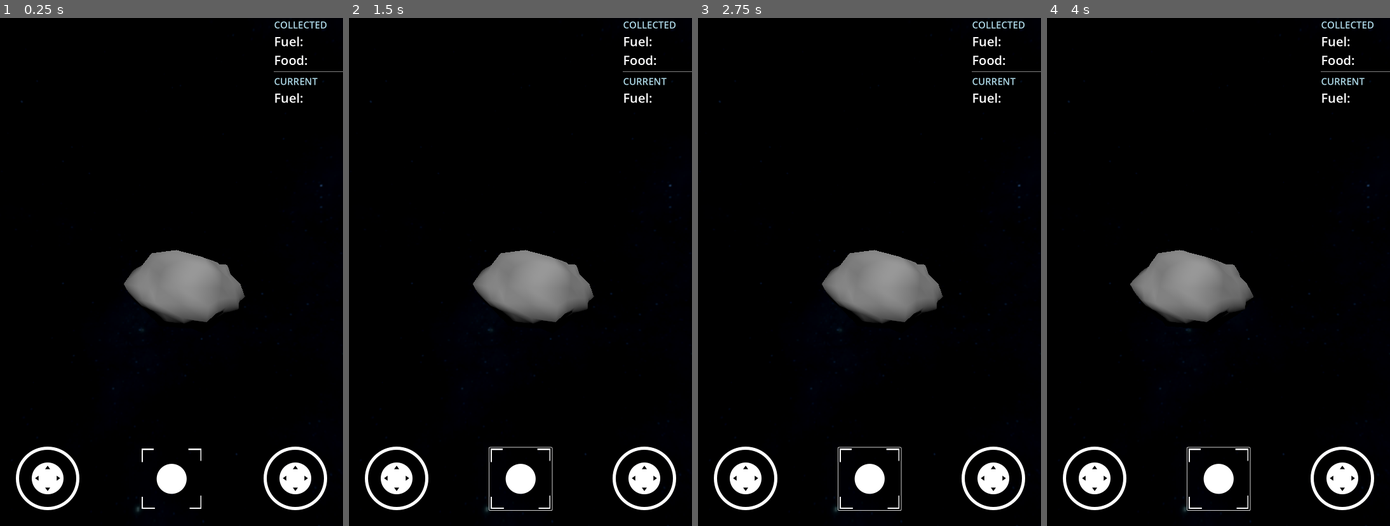
Above: before the commit, frames 1-4 (left to right).
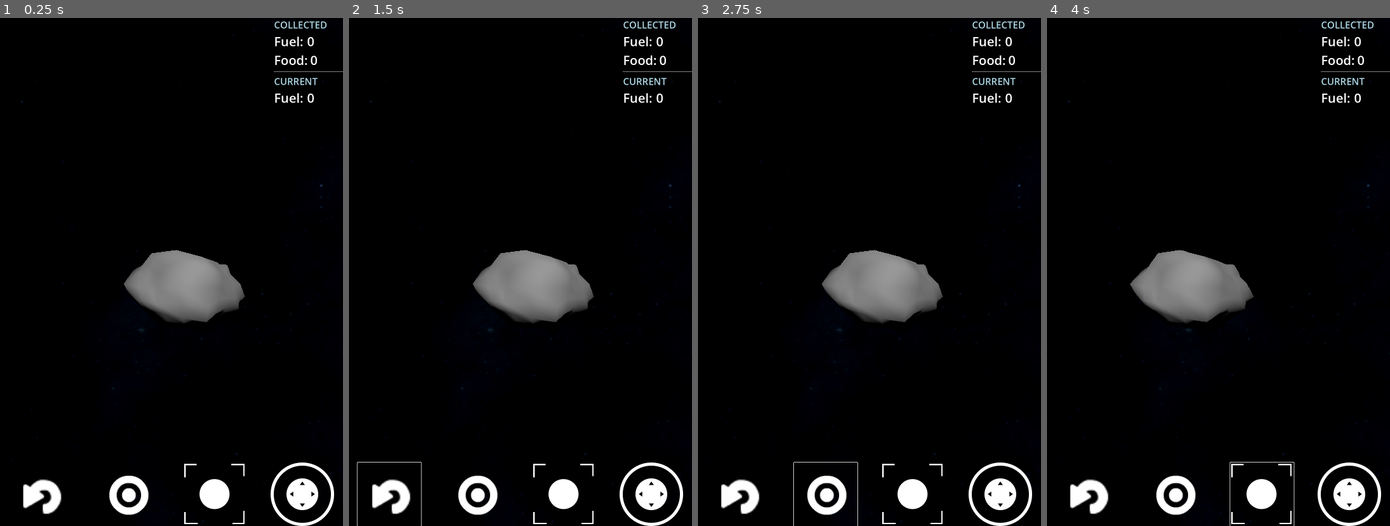
Above: after the commit, the same moments.

Repository: francosorbello/the-deep-end
Game: Godot game, scene res://main.tscn
The game is run twice, just before and just after one commit, with the same random seed, the same clock (stepped at 60 frames per second) and the same inputs.
Inputs (mouse positions are in pixels of both pictures, inside the frame that each line leads up to; where the layout moved, square brackets give the same spot in the first picture):
- Up to frame 1 (0.25 s): no input
- Up to frame 2 (1.5 s): click (565, 495) [520, 480] at 0.5 s; click (390, 495) at 1.27 s
- Up to frame 3 (2.75 s): click (824, 495) at 2.02 s
- Up to frame 4 (4 s): tap Enter at 2.75 s; move the mouse to (1293, 246) at 2.77 s; hold Right (ui_right) 2.78-3.5 s; hold Space (stop) 2.78-3.5 s; click (1293, 246) at 2.92 s; drag from (1149, 297) to (1201, 373) at 3.52 s

The runs differ from the first frame. In frame 1, 3.8% of the frame differs, in the area x 4-98%, y 3-100%; in frame 2, 4.0%, in the area x 2-98%, y 3-100%; in frame 3, 4.0%; in frame 4, 4.0%.

Commit message:
added button to reset camera view

Diff:
--- a/player/rigid_player.gd
+++ b/player/rigid_player.gd
@@ -5,13 +5,11 @@
 @export var game_ui : GameUI
 @export var current_expedition : Expedition
 
-var rotate_joystick : VirtualJoystick
 
 var current_interactable
 
 func _ready() -> void:
     $PlayerCamera.in_use = true
-    rotate_joystick = game_ui.get_rotate_joystick()
 
 func _process(_delta: float) -> void:
     move_vector = Input.get_vector("ui_left", "ui_right", "ui_up", "ui_down")
@@ -27,8 +25,9 @@
             current_interactable.interact(self)
             current_interactable = null
 
-    if rotate_joystick and rotate_joystick.is_pressed:
-        $PlayerCamera.rotate_y(-Vector2.RIGHT.dot(rotate_joystick.output) * _delta)
+    if Input.is_action_just_released("reset"):
+        $PlayerCamera.reset()
+        $PlayerCamera.stabilize()
 
 
 func _on_interact_area_area_entered(area:Area3D) -> void:
--- a/project.godot
+++ b/project.godot
@@ -41,6 +41,11 @@
 "events": [Object(InputEventKey,"resource_local_to_scene":false,"resource_name":"","device":-1,"window_id":0,"alt_press …(192 unchanged characters)…
 ]
 }
+reset={
+"deadzone": 0.5,
+"events": [Object(InputEventKey,"resource_local_to_scene":false,"resource_name":"","device":-1,"window_id":0,"alt_pressed":false,"shift_pressed":false,"ctrl_pressed":false,"meta_pressed":false,"pressed":false,"keycode":0,"physical_keycode":82,"key_label":0,"unicode":114,"location":0,"echo":false,"script":null)
+]
+}
 
 [input_devices]
 
--- a/ui/action_button/action_button.gd
+++ b/ui/action_button/action_button.gd
@@ -6,6 +6,17 @@
 }
 
 @export var action : String
+@export var action_type : ActionButtonType = ActionButtonType.TAP
+
 
 func _on_pressed() -> void:
-    Input.action_release(action)
+    if action_type == ActionButtonType.TAP:
+        Input.action_release(action)
+
+func _on_button_down() -> void:
+    if action_type == ActionButtonType.CONTINUOUS:
+        Input.action_press(action)
+
+func _on_button_up() -> void:
+    if action_type == ActionButtonType.CONTINUOUS:
+        Input.action_release(action)
--- a/ui/action_button/action_button.tscn
+++ b/ui/action_button/action_button.tscn
@@ -8,4 +8,6 @@
 script = ExtResource("1_at3ht")
 action = "interact"
 
+[connection signal="button_down" from="." to="." method="_on_button_down"]
+[connection signal="button_up" from="." to="." method="_on_button_up"]
 [connection signal="pressed" from="." to="." method="_on_pressed"]
--- a/ui/game_ui.tscn
+++ b/ui/game_ui.tscn
@@ -1,10 +1,12 @@
-[gd_scene load_steps=6 format=3 uid="uid://bjkgawg84pykg"]
+[gd_scene load_steps=8 format=3 uid="uid://bjkgawg84pykg"]
 
 [ext_resource type="PackedScene" uid="uid://dmr0fcamx7t56" path="res://addons/virtual_joystick/virtual_joystick_scene.tscn" id="1_1ceqg"]
 [ext_resource type="Script" path="res://ui/game_ui.gd" id="1_jkh7s"]
 [ext_resource type="PackedScene" uid="uid://bvhm4flqxhlho" path="res://ui/resource_ui.tscn" id="2_2jvwp"]
 [ext_resource type="PackedScene" uid="uid://bgrtyh0yobx4r" path="res://ui/action_button/action_button.tscn" id="4_53yts"]
+[ext_resource type="Texture2D" uid="uid://cpti3c1q6nhpc" path="res://assets/icons/target.png" id="5_mrd80"]
 [ext_resource type="Texture2D" uid="uid://cn2jc1ujaotbb" path="res://assets/icons/focus.png" id="7_87gkt"]
+[ext_resource type="Texture2D" uid="uid://wdapdqywfgx8" path="res://assets/icons/return.png" id="8_60xls"]
 
 [node name="GameUI" type="Control"]
 layout_mode = 3
@@ -26,36 +28,45 @@
 grow_horizontal = 2
 grow_vertical = 2
 
-[node name="MoveJoystick" parent="MoveUI" instance=ExtResource("1_1ceqg")]
+[node name="HBoxContainer" type="HBoxContainer" parent="MoveUI"]
 layout_mode = 1
-anchors_preset = 3
-anchor_left = 1.0
+anchors_preset = 12
+anchor_top = 1.0
 anchor_right = 1.0
-offset_left = -300.0
-offset_top = -300.0
-offset_right = 0.0
-offset_bottom = 0.0
-grow_horizontal = 0
-
-[node name="RotateJoystick" parent="MoveUI" instance=ExtResource("1_1ceqg")]
-layout_mode = 1
-offset_top = -300.0
-offset_bottom = 0.0
-joystick_mode = 1
-use_input_actions = false
-
-[node name="InteractButton" parent="MoveUI" instance=ExtResource("4_53yts")]
-layout_mode = 1
-anchors_preset = 7
-anchor_left = 0.5
-anchor_top = 1.0
-anchor_right = 0.5
 anchor_bottom = 1.0
-offset_left = -98.0
-offset_top = -247.0
-offset_right = 99.0
-offset_bottom = -50.0
 grow_horizontal = 2
 grow_vertical = 0
+theme_override_constants/separation = 20
+alignment = 1
+
+[node name="ResetCamera" parent="MoveUI/HBoxContainer" instance=ExtResource("4_53yts")]
+custom_minimum_size = Vector2(200, 200)
+layout_mode = 2
+size_flags_horizontal = 6
+icon = ExtResource("8_60xls")
+flat = true
+expand_icon = true
+action = "reset"
+action_type = 0
+
+[node name="StopButton" parent="MoveUI/HBoxContainer" instance=ExtResource("4_53yts")]
+custom_minimum_size = Vector2(200, 200)
+layout_mode = 2
+size_flags_horizontal = 6
+icon = ExtResource("5_mrd80")
+flat = true
+expand_icon = true
+action = "stop"
+action_type = 0
+
+[node name="InteractButton" parent="MoveUI/HBoxContainer" instance=ExtResource("4_53yts")]
+custom_minimum_size = Vector2(200, 200)
+layout_mode = 2
+size_flags_horizontal = 6
 icon = ExtResource("7_87gkt")
 flat = true
+
+[node name="MoveJoystick" parent="MoveUI/HBoxContainer" instance=ExtResource("1_1ceqg")]
+custom_minimum_size = Vector2(200, 200)
+layout_mode = 2
+size_flags_horizontal = 6
--- a/ui/resource_ui.tscn
+++ b/ui/resource_ui.tscn
@@ -44,6 +44,7 @@
 custom_minimum_size = Vector2(100, 0)
 layout_mode = 2
 theme_override_font_sizes/normal_font_size = 40
+text = "0"
 fit_content = true
 
 [node name="Food" type="HBoxContainer" parent="Container"]
@@ -60,6 +61,7 @@
 custom_minimum_size = Vector2(100, 0)
 layout_mode = 2
 theme_override_font_sizes/normal_font_size = 40
+text = "0"
 fit_content = true
 
 [node name="HSeparator" type="HSeparator" parent="Container"]
@@ -87,4 +89,6 @@
 custom_minimum_size = Vector2(100, 0)
 layout_mode = 2
 theme_override_font_sizes/normal_font_size = 40
+text = "0
+"
 fit_content = true
